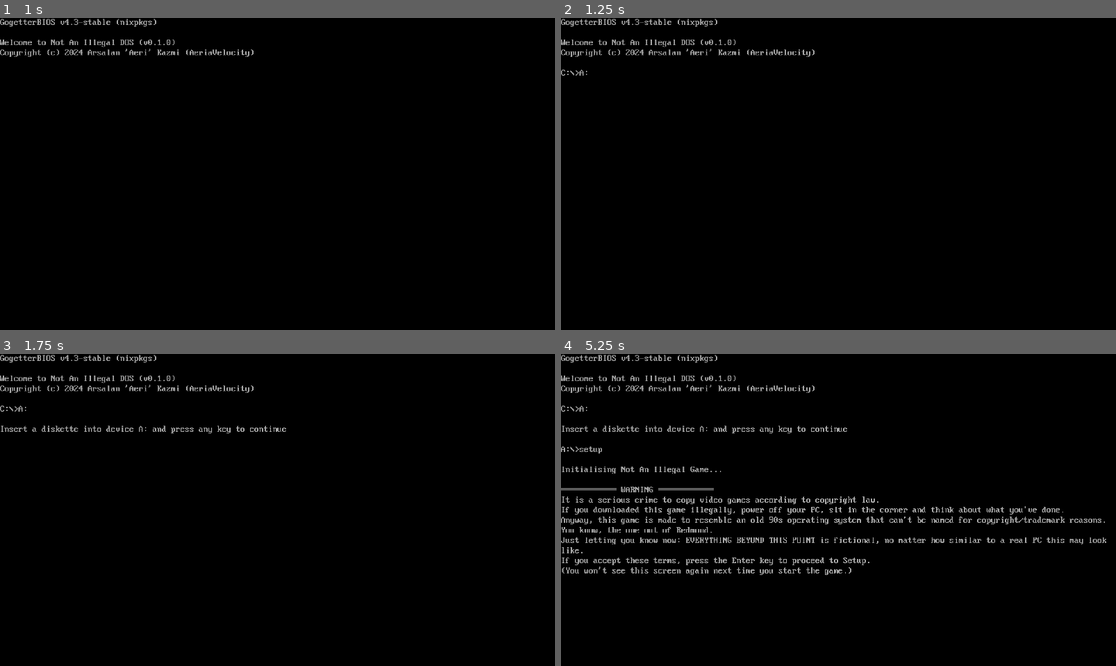
Above: before the commit, frames 1-4 (two rows, left to right).
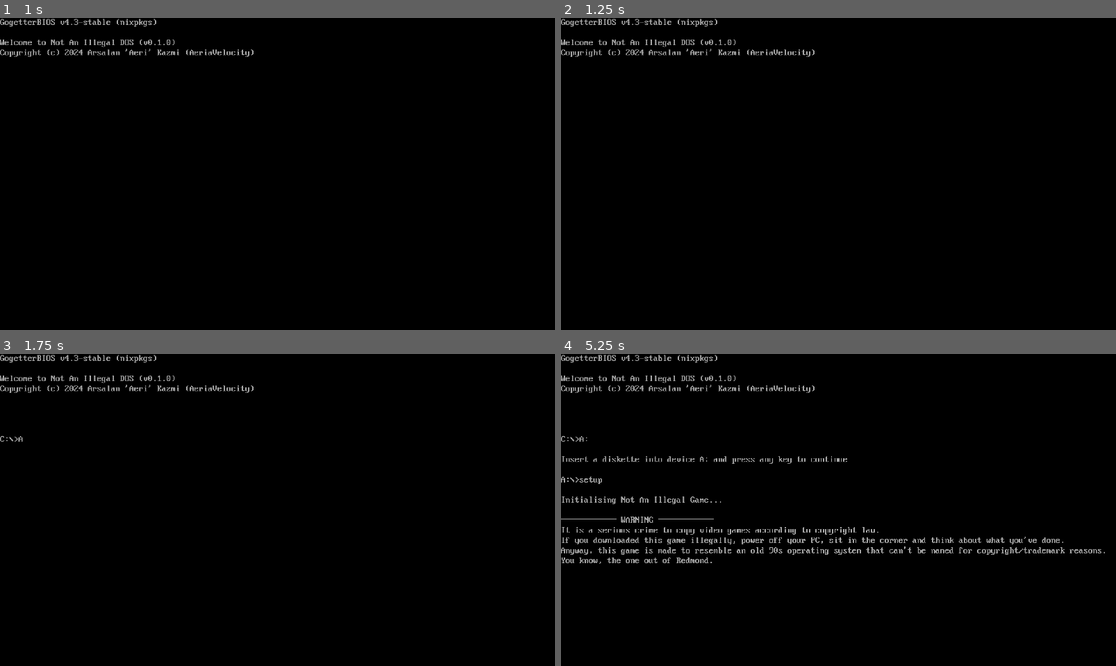
Above: after the commit, the same moments.

Repository: AeriaVelocity/not-an-illegal-game
Game: Godot game, scene res://Scenes/intro.tscn
The game is run twice, just before and just after one commit, with the same random seed, the same clock (stepped at 60 frames per second) and the same inputs.
Inputs:
- Up to frame 1 (1 s): tap Enter (ui_accept) at 0.5, 0.77 s
- Up to frame 2 (1.25 s): no input
- Up to frame 3 (1.75 s): tap Enter (ui_accept) at 1.25, 1.52 s
- Up to frame 4 (5.25 s): tap Enter (ui_accept) at 2, 2.75, 3.02, 3.5, 3.77, 4.52, 5 s

Frame 1 is identical in both runs. In frame 2, less than 0.1% of the frame differs, in the area x 0-5%, y 16-19%; in frame 3, 0.4%; in frame 4, 5.6%, in the area x 0-99%, y 16-71%.

Commit message:
Added a message if a controller is connected

Diff:
--- a/Scripts/intro_sequence.gd
+++ b/Scripts/intro_sequence.gd
@@ -7,11 +7,13 @@
     "game_version": ProjectSettings.get_setting("application/config/version"),
 }
 
+var extra_info = ""
+
 var HEADER = """GogetterBIOS v{engine_version}
 
 Welcome to Not An Illegal DOS (v{game_version})
 Copyright (c) 2024 Arsalan 'Aeri' Kazmi (AeriaVelocity)
-
+{extra_info}
 """.format(version_strings)
 
 var UNSUPPORTED_TEXT = HEADER + """This game is not supported on your {platform_name} device.
@@ -114,15 +116,42 @@
 
         await get_tree().create_timer(line_delay).timeout
 
+func controller_message() -> String:
+    var message: String
+    var controllers = len(Input.get_connected_joypads())
+
+    if controllers == 0:
+        return ""
+
+    var controller_message_prefix = "This game will not work with your " + Input.get_joy_name(0)
+
+    if controllers == 2:
+        message = controller_message_prefix + " and " + Input.get_joy_name(1) + "."
+    elif controllers >= 2:
+        message = controller_message_prefix + " and " + String(controllers) + " other controller(s)."
+    elif controllers == 1:
+        message = controller_message_prefix + "."
+
+    message += "/nPlease use a keyboard and mouse."
+
+    return message
+
+func add_extra_info(info):
+    extra_info += info + "\n"
+
 func _ready():
     Input.set_mouse_mode(Input.MOUSE_MODE_CAPTURED)
+
+    add_extra_info(controller_message())
+
+    var spaced_extra = "\n" + extra_info + "\n"
     match OS.get_name():
         "Windows", "macOS", "Linux", "FreeBSD", "NetBSD", "OpenBSD", "BSD":
-            animate_text(SETUP_TEXT)
+            animate_text(SETUP_TEXT.format({ "extra_info": spaced_extra }))
         "Web":
-            animate_text(WEB_TEXT)
+            animate_text(WEB_TEXT.format({ "extra_info": spaced_extra }))
         _:
-            animate_text(UNSUPPORTED_TEXT)
+            animate_text(UNSUPPORTED_TEXT.format({ "extra_info": spaced_extra }))
 
 func _input(event):
     if event is InputEventKey and Input.is_action_just_pressed("ui_accept"):
